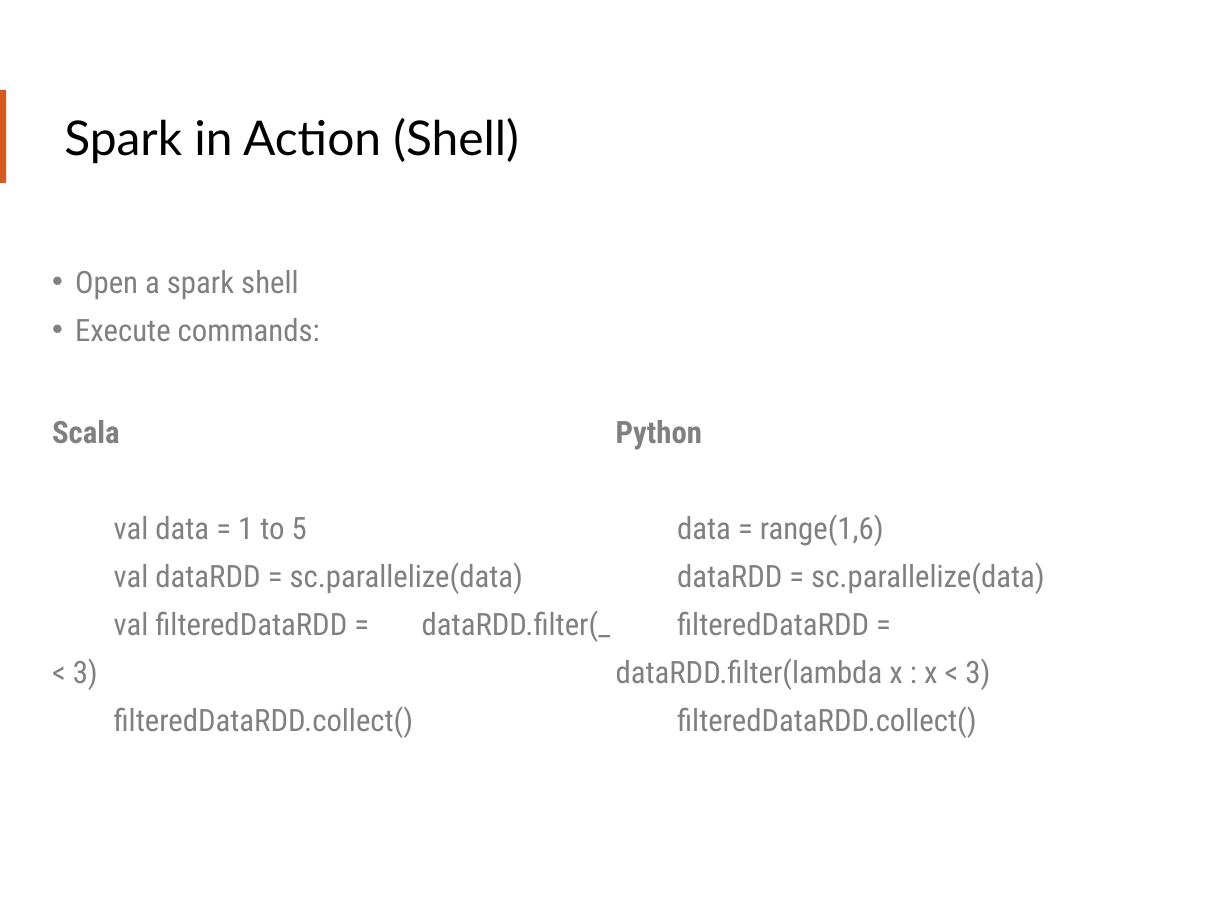
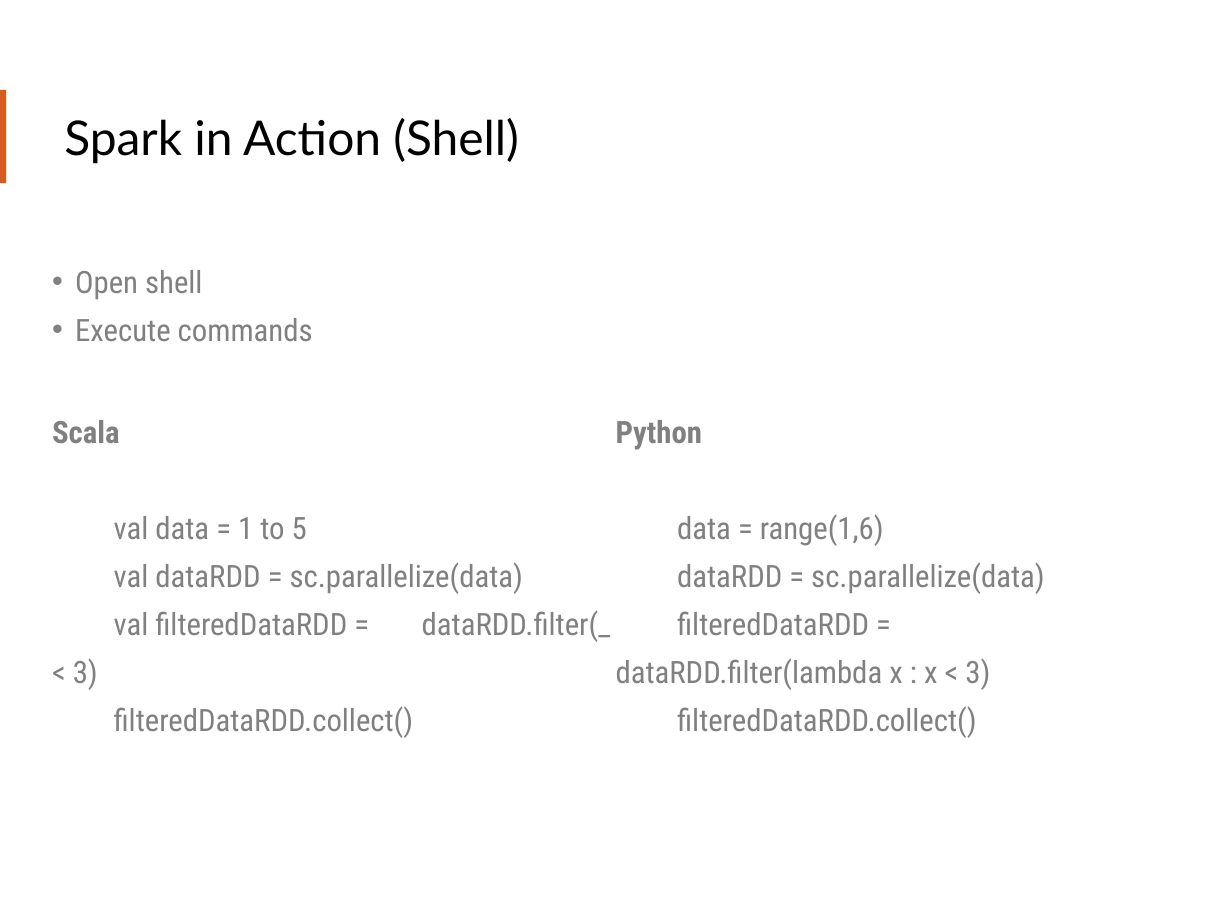
Before and after one commit to teamclairvoyant/intro-to-spark, a slide deck: slide 33 of Intro to Apache Spark Slides.pptx. Drawn at 1232x924 pixels with LibreOffice and Linux fonts; fonts in the diff are those of the drawing. Boxes give left, top, right and bottom in pixels: in the first picture for what was removed or moved away, otherwise in the second. Text is boxed around its words. In the diff, an @@ line names an element or a change of style, - is before the commit and + after.

```diff
--- a/Intro to Apache Spark Slides.pptx
+++ b/Intro to Apache Spark Slides.pptx
@@ text at [75, 270, 313, 341]: text changed @@
-• Open a spark shell
-• Execute commands:
+• Open shell
+• Execute commands
```
Also in this commit, not shown: 17 other slides changed, 1 slide added, 1 slide removed, 2 other files.
